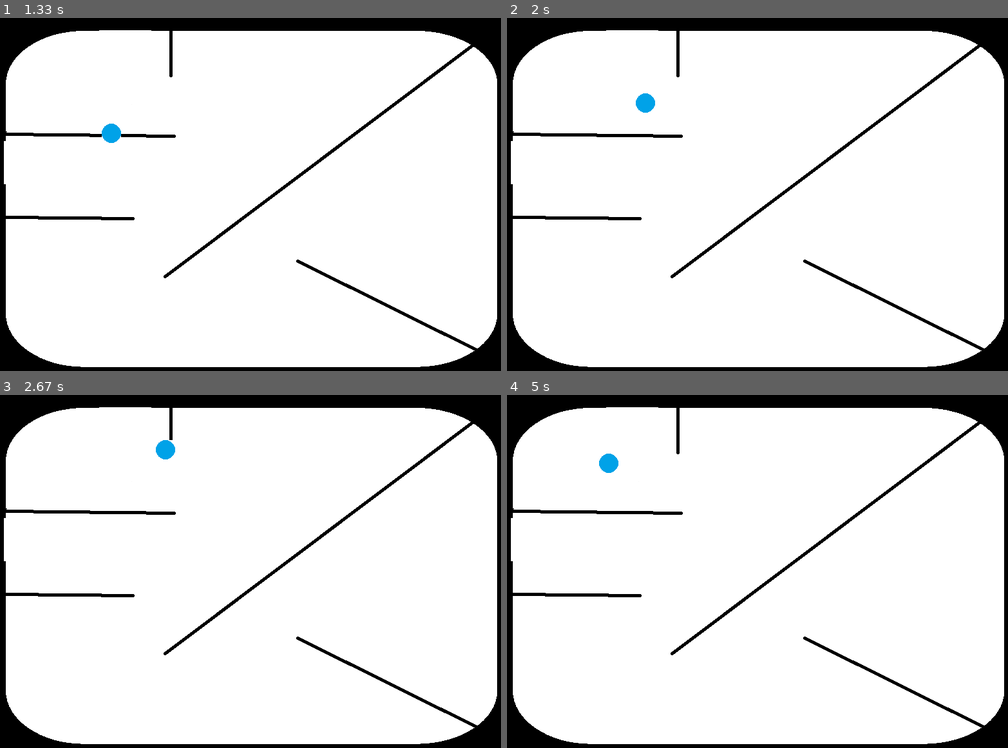
Above: before the commit, frames 1-4 (two rows, left to right).
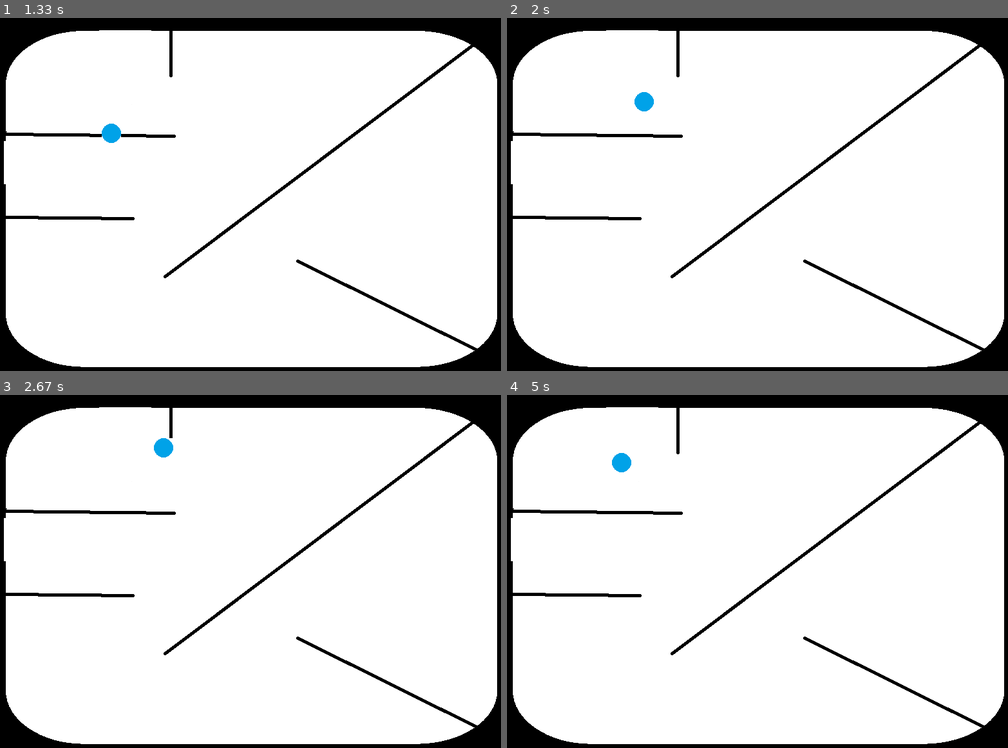
Above: after the commit, the same moments.

Repository: amabella-aguiluz/bellas-projects
Game: pygame game, started from python/pygame/hrt.py
The game is run twice, just before and just after one commit, with the same random seed, the same clock (stepped at 60 frames per second) and the same inputs.
Inputs:
- Up to frame 1 (1.33 s): no input
- Up to frame 2 (2 s): no input
- Up to frame 3 (2.67 s): no input
- Up to frame 4 (5 s): no input

Frame 1 is identical in both runs. In frame 2, less than 0.1% of the frame differs, in the area x 25-30%, y 20-27%; in frame 3, less than 0.1%; in frame 4, 0.3%, in the area x 18-25%, y 16-23%.

Commit message:
made the horses move

Diff:
--- a/python/pygame/hrt.py
+++ b/python/pygame/hrt.py
@@ -60,16 +60,14 @@
     next_y = int(horse.y + horse.velocity_y)
 
     if maze_mask.get_at((next_x, next_y)):
-        horse.velocity_x *= random.uniform(0.9, 1.1)  # random adjustment to x
-        horse.velocity_y *= random.uniform(0.9, 1.1)  # random adjustment to y velocity
+        horse.velocity_x *= random.uniform(0.85, 1.15)  # random adjustment to x
+        horse.velocity_y *= random.uniform(0.85, 1.15)  # random adjustment to y velocity
 
         # reverse velocity
         if maze_mask.get_at((int(horse.x), next_y)):  # hits left or right
             horse.velocity_x *= -1
         if maze_mask.get_at((next_x, int(horse.y))):  #hits top or bottom
             horse.velocity_y *= -1
-
-    # Apply when bounced function (modifies the horse's velocity slightly)
     when_bounced(horse)
 
 
